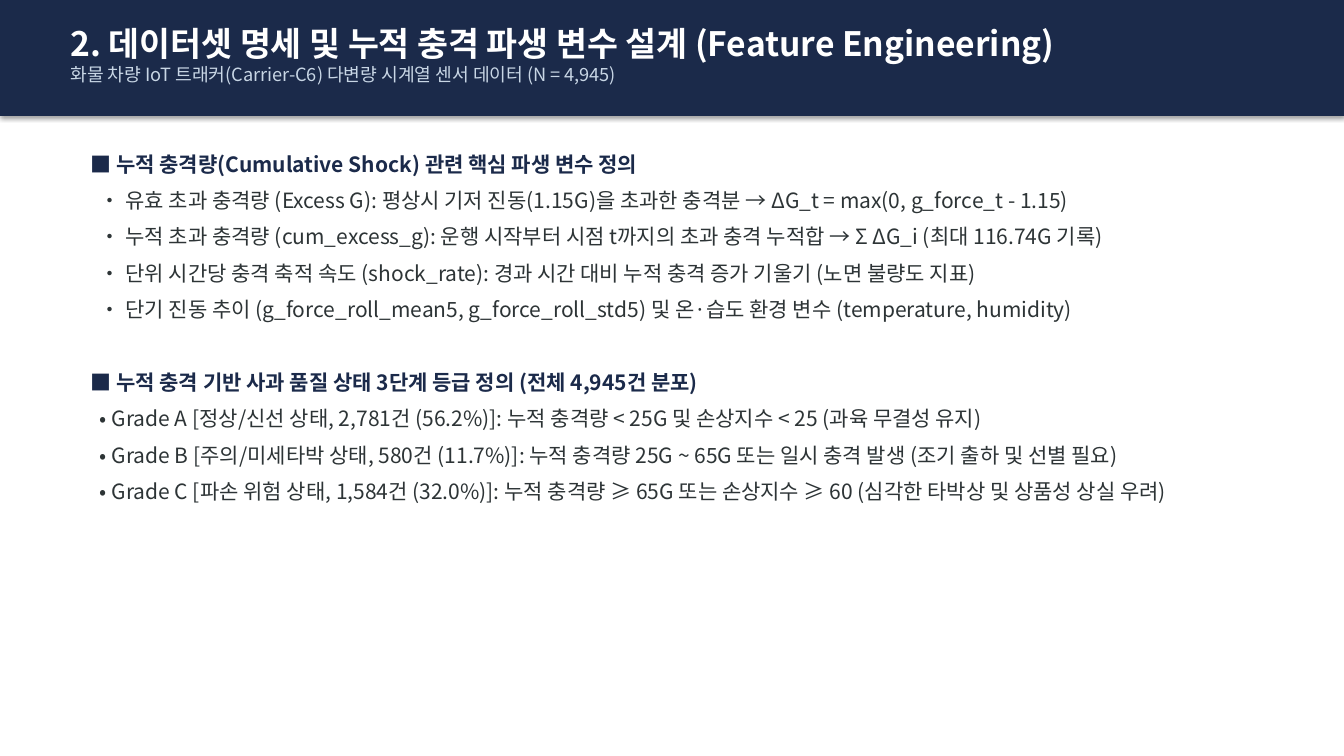
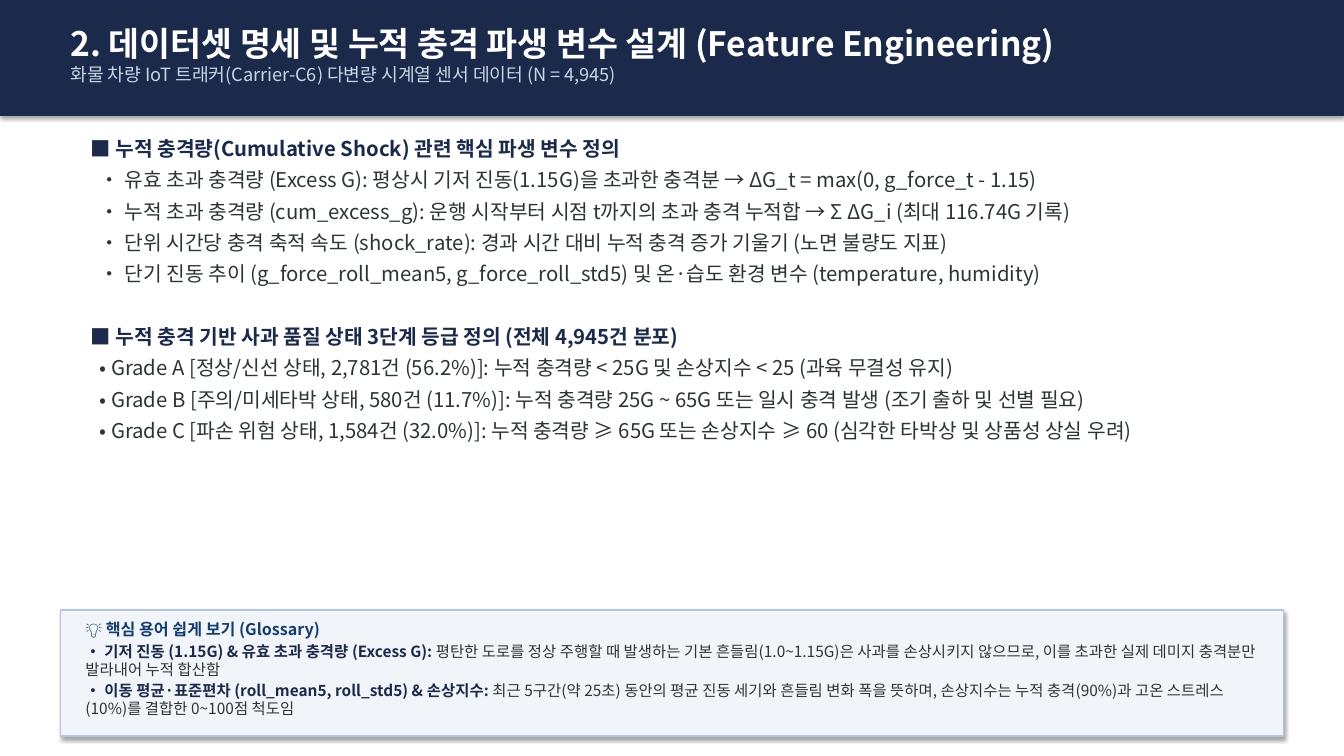
Before and after one commit to sungmin9910/prediction, a slide deck: slide 3 of 사과_운송_이상충격_예측_발표자료.pptx. Drawn at 1344x756 pixels with LibreOffice and Linux fonts; fonts in the diff are those of the drawing. Boxes give left, top, right and bottom in pixels: in the first picture for what was removed or moved away, otherwise in the second. Text is boxed around its words. In the diff, an @@ line names an element or a change of style, - is before the commit and + after.

Commit message:
feat: Add bottom glossary boxes explaining technical terms on slides 2-10

```diff
--- a/사과_운송_이상충격_예측_발표자료.pptx
+++ b/사과_운송_이상충격_예측_발표자료.pptx
@@ text "■ 누적 충격량(Cumulative Shock) 관련 ...": place and size @@
-text "■ 누적 충격량(Cumulative Shock) 관련 ..." at box(112, 154, 1166, 503)
+text "■ 누적 충격량(Cumulative Shock) 관련 ..." at box(111, 139, 1131, 442)
@@ text "■ 누적 충격량(Cumulative Shock) 관련 ..." at box(111, 139, 1131, 442): size 15 to 14.5 pt; less space between paragraphs @@
@@ rectangle added at box(60, 610, 1284, 736), fill #F1F5F9, outline #B4C6DC 1.2 pt @@
@@ text added at box(85, 621, 1256, 717), 11 pt, text #2D3436 @@
+💡 핵심 용어 쉽게 보기 (Glossary)
+• 기저 진동 (1.15G) & 유효 초과 충격량 (Excess G): 평탄한 도로를 정상 주행할 때 발생하는 기본 흔들림(1.0~1.15G)은 사과를 손상시키지 않으므로, 이를 초과한 실제 데미지 충격분만 발라내어 누적 합산함
+• 이동 평균·표준편차 (roll_mean5, roll_std5) & 손상지수: 최근 5구간(약 25초) 동안의 평균 진동 세기와 흔들림 변화 폭을 뜻하며, 손상지수는 누적 충격(90%)과 고온 스트레스(10%)를 결합한 0~100점 척도임
```
Also in this commit, not shown: 8 other slides changed, 1 other file.
